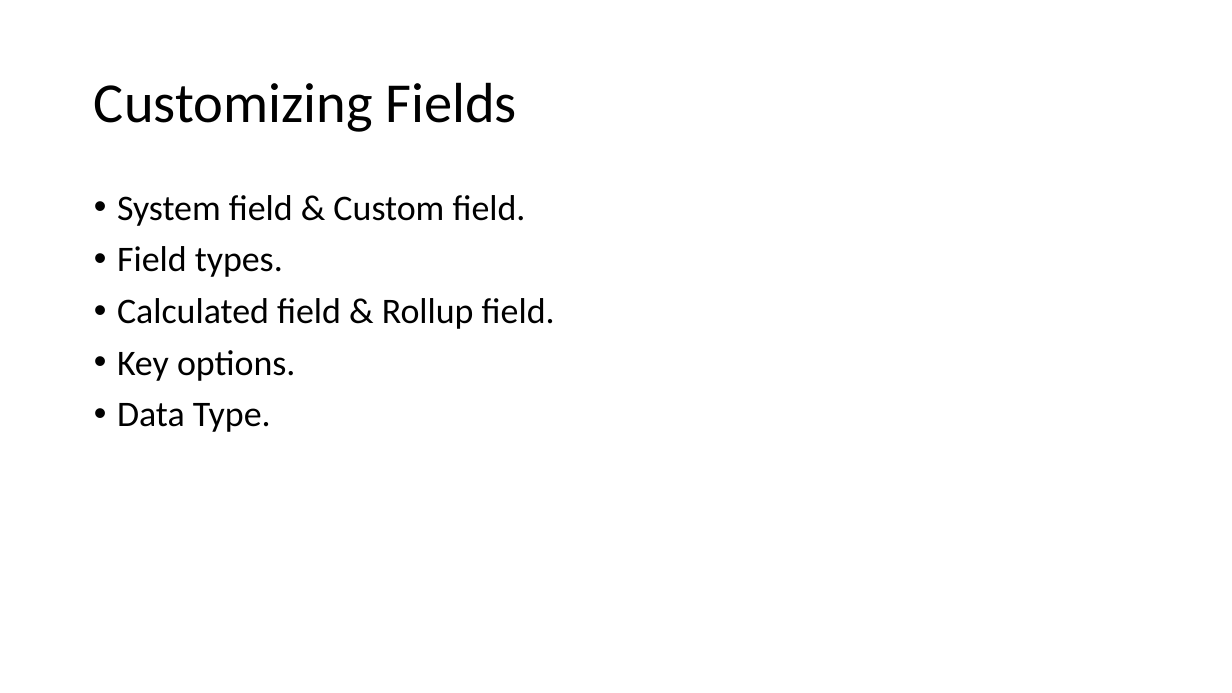
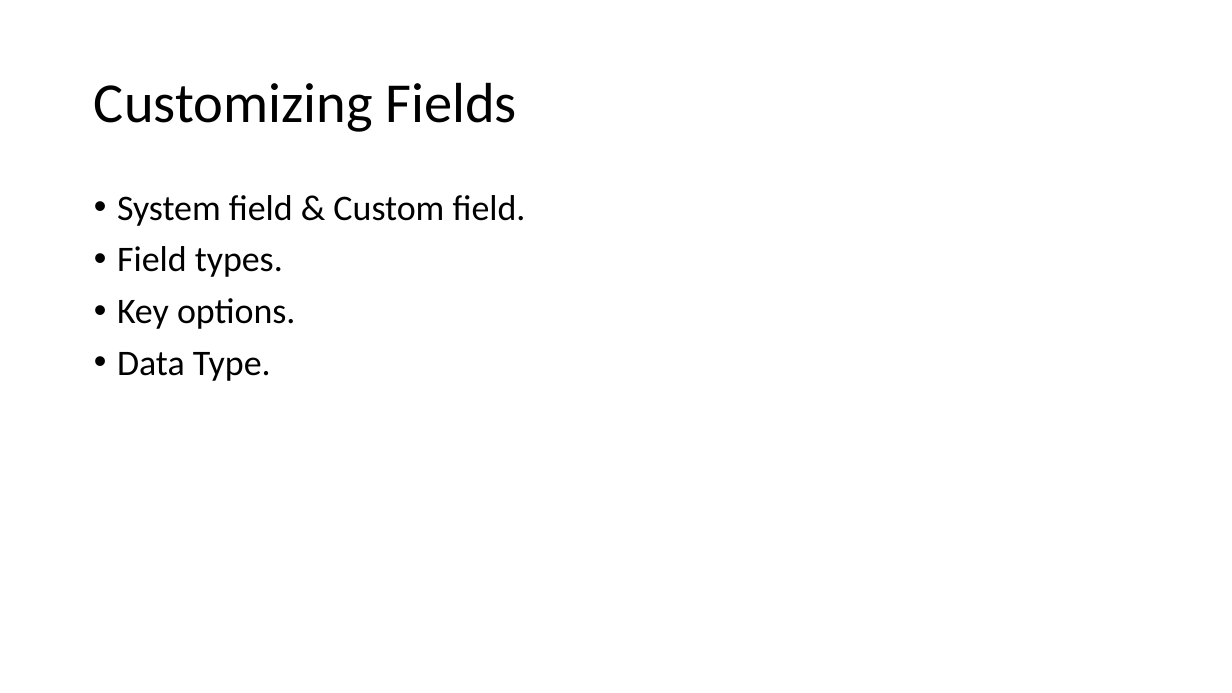
Before and after one commit to hevilhuy/Reports, a slide deck: slide 3 of Document/Report 2.pptx (slide 2 before the commit). Drawn at 1232x693 pixels with LibreOffice and Linux fonts; fonts in the diff are those of the drawing. Boxes give left, top, right and bottom in pixels: in the first picture for what was removed or moved away, otherwise in the second. Text is boxed around its words. In the diff, an @@ line names an element or a change of style, - is before the commit and + after.

```diff
--- a/Document/Report 2.pptx
+++ b/Document/Report 2.pptx
@@ text at (117,298,555,329): paragraph removed @@
-• Calculated field & Rollup field.
```
Also in this commit, not shown: 1 other slide changed, 26 slides added, 1 slide removed, 1 other file.
